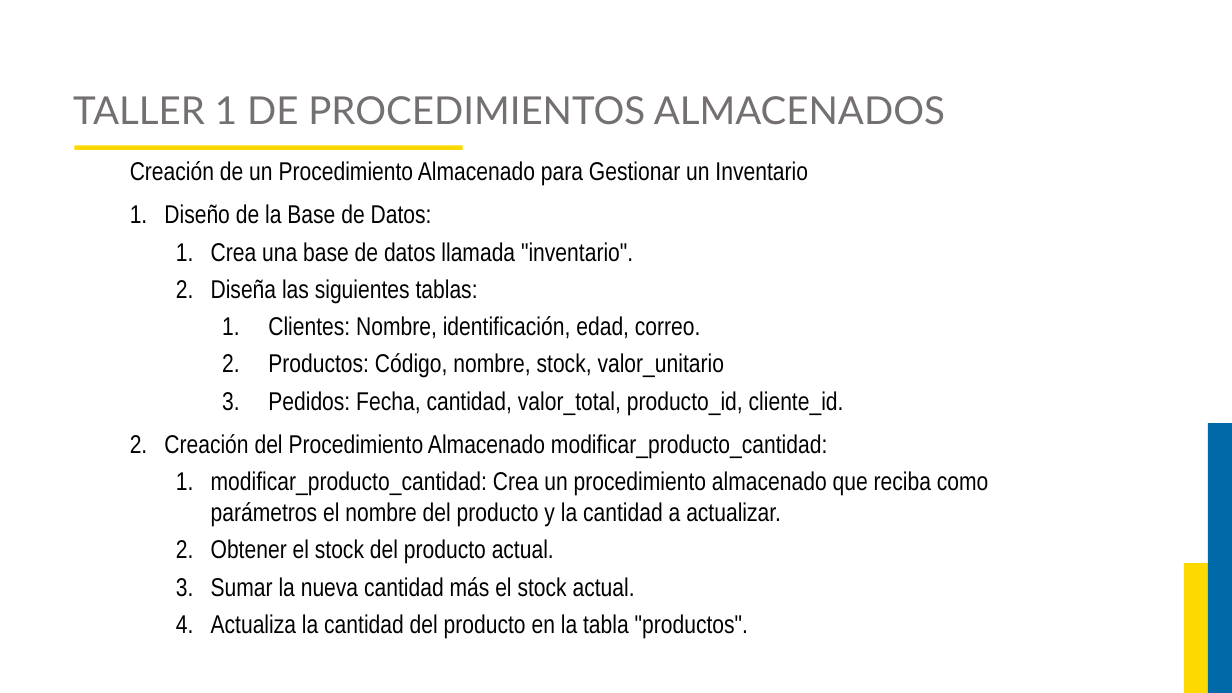
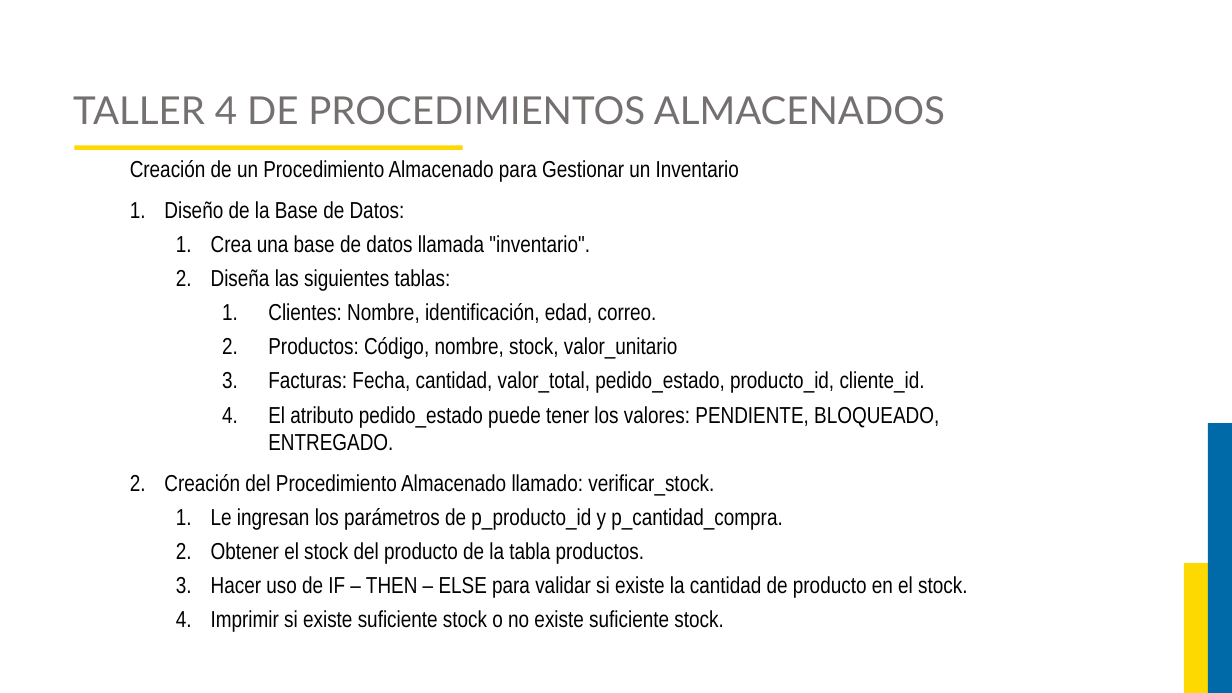
Before and after one commit to JorgeAlejandroAguirreGutierrez/proyecto-luis, a slide deck: slide 49 of Curso Base de Datos 2/Diapositivas.pptx (slide 45 before the commit). Drawn at 1232x693 pixels with LibreOffice and Linux fonts; fonts in the diff are those of the drawing; background and template pictures are left out. Boxes give left, top, right and bottom in pixels: in the first picture for what was removed or moved away, otherwise in the second. Text is boxed around its words. In the diff, an @@ line names an element or a change of style, - is before the commit and + after.

```diff
--- a/Curso Base de Datos 2/Diapositivas.pptx
+++ b/Curso Base de Datos 2/Diapositivas.pptx
@@ title at (73,96,945,125): text changed @@
-TALLER 1 DE PROCEDIMIENTOS ALMACENADOS
+TALLER 4 DE PROCEDIMIENTOS ALMACENADOS
@@ text at (130,160,739,359): size 20 to 18 pt in "Creación de un Procedimiento Almacenado para Gestionar ...", "Diseño de la Base de Datos:", "Crea una base de datos llamada "inventario".", "Diseña las siguientes tablas:" and 2 more places @@
@@ text at (164,371,967,632): text changed; size 20 to 18 pt @@
-    3. Pedidos: Fecha, cantidad, valor_total, producto_id, cliente_id.
-2. Creación del Procedimiento Almacenado modificar_producto_cantidad:
-  1. modificar_producto_cantidad: Crea un procedimiento almacenado que reciba como parámetros el nombre del producto y la cantidad a actualizar.
-  2. Obtener el stock del producto actual.
-  3. Sumar la nueva cantidad más el stock actual.
-  4. Actualiza la cantidad del producto en la tabla "productos".
+    3. Facturas: Fecha, cantidad, valor_total, pedido_estado, producto_id, cliente_id.
+    4. El atributo pedido_estado puede tener los valores: PENDIENTE, BLOQUEADO, ENTREGADO.
+2. Creación del Procedimiento Almacenado llamado: verificar_stock.
+  1. Le ingresan los parámetros de p_producto_id y p_cantidad_compra.
+  2. Obtener el stock del producto de la tabla productos.
+  3. Hacer uso de IF – THEN – ELSE para validar si existe la cantidad de producto en el stock.
+  4. Imprimir si existe suficiente stock o no existe suficiente stock.
```
Also in this commit, not shown: 12 other slides changed, 20 slides added, 1 slide removed, 9 other files.
